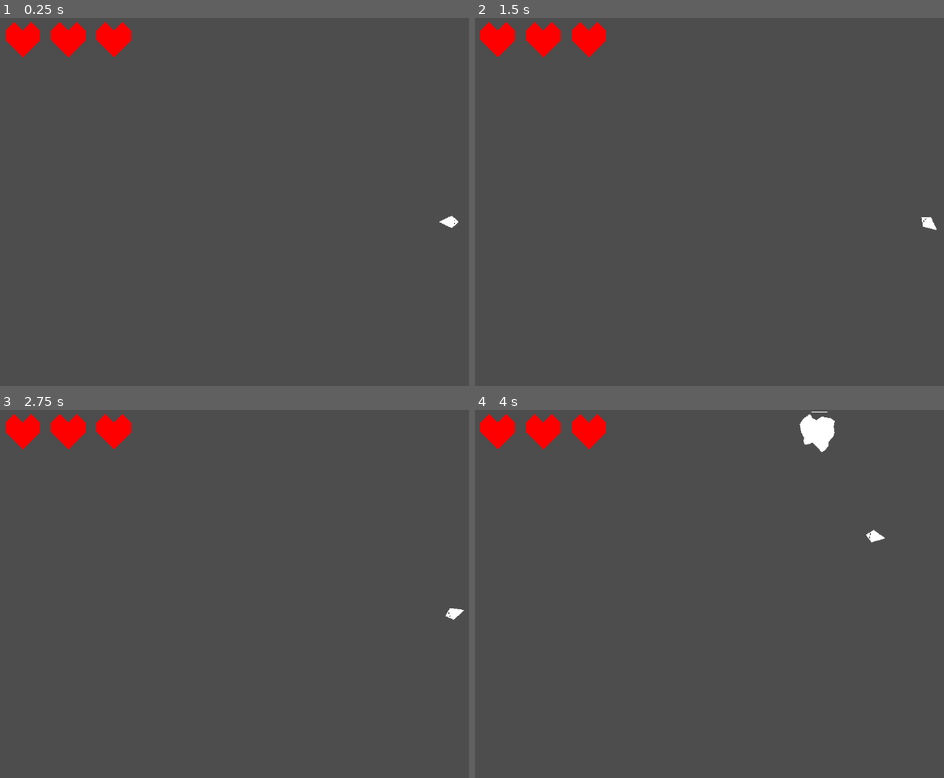
Above: before the commit, frames 1-4 (two rows, left to right).
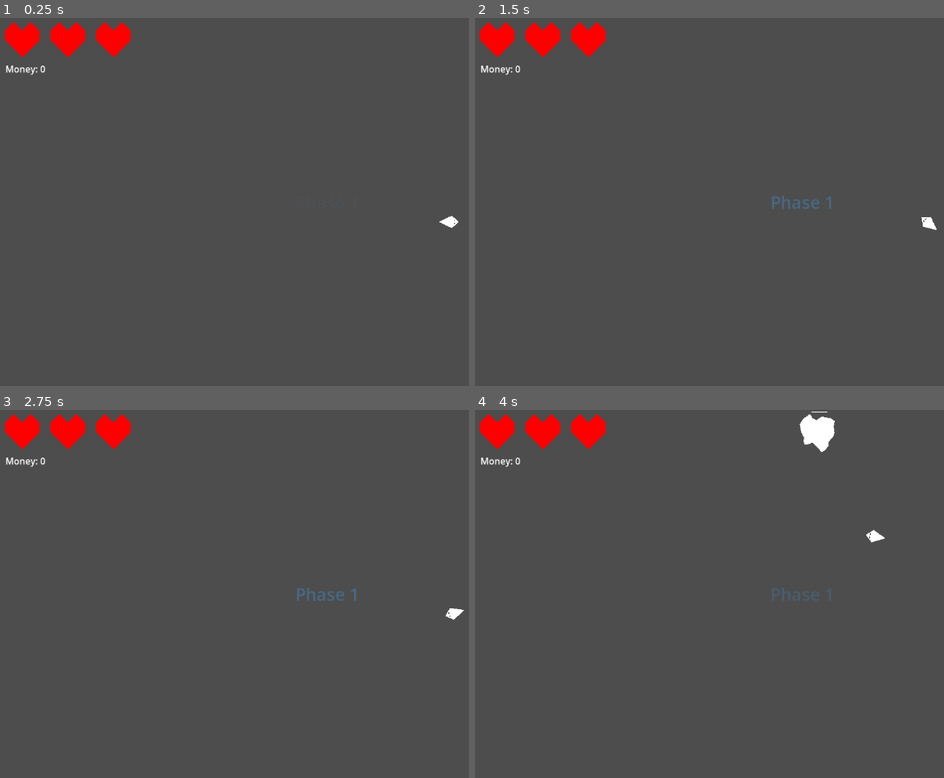
Above: after the commit, the same moments.

Repository: carsonetb/3-button-game
Game: Godot game, scene res://level/level.tscn
Two runs of this game, one before a commit and one after it. Both use one fixed random seed, a clock stepped at 60 frames per second and the inputs below.
Inputs:
- Up to frame 1 (0.25 s): no input
- Up to frame 2 (1.5 s): tap Enter at 0.5 s; hold D (right) 0.53-1.28 s; tap Space at 1.25 s; hold A (left) from 1.28 s (still down)
- Up to frame 3 (2.75 s): tap Enter at 2 s; release A (left) at 2.03 s; hold D (right) from 2.03 s (still down)
- Up to frame 4 (4 s): tap Space at 2.75 s; release D (right) at 2.78 s; hold W (accelerate) 2.78-3.53 s; hold A (left) from 3.53 s (still down)

The runs differ from the first frame. In frame 1, less than 0.1% of the frame differs, in the area x 1-10%, y 12-16%; in frame 2, 0.2%, in the area x 1-77%, y 12-52%; in frame 3, 0.2%; in frame 4, 0.2%.

Commit message:
Initial concept of phases complete

Diff:
--- a/global/upgrade_db.gd
+++ b/global/upgrade_db.gd
@@ -1,11 +1,4 @@
 extends Node
 
-const start_upgrades: Array[String] = [
-	"shield_first",
-]
-
-var upgrades: Dictionary[String, Upgrade] = {
-	"shield_first": Upgrade.new("shield_first", 10, load("uid://dg5c7q1c0wrl3") as Modifier, ["shield_2x", "shield_10%"]),
-	"shield_2x": Upgrade.new("shield_2x", 20, load("uid://bq5fv62g8j8ge") as Modifier, []),
-	"shield_10%": Upgrade.new("shield_10%", 30, load("uid://ca48mb1gln3n6") as Modifier, []),
-}
+@export var start_upgrades: Array[String]
+@export var upgrades: Dictionary[String, Upgrade]
--- /dev/null
+++ b/global/upgrade_db.tscn
@@ -0,0 +1,41 @@
+[gd_scene format=3 uid="uid://yq01gtplotbv"]
+
+[ext_resource type="Script" uid="uid://c2u0v7woy1s32" path="res://global/upgrade_db.gd" id="1_g1ke0"]
+[ext_resource type="Script" uid="uid://dsjfcfdynyr35" path="res://resources/upgrade.gd" id="2_jcm7f"]
+[ext_resource type="Resource" uid="uid://dg5c7q1c0wrl3" path="res://resources/modifiers/shield/first.tres" id="3_vvo6f"]
+[ext_resource type="Resource" uid="uid://bq5fv62g8j8ge" path="res://resources/modifiers/shield/second.tres" id="4_wyofw"]
+[ext_resource type="Resource" uid="uid://ca48mb1gln3n6" path="res://resources/modifiers/shield/third.tres" id="5_vvo6f"]
+
+[sub_resource type="Resource" id="Resource_wyofw"]
+resource_name = "$300 -> []"
+script = ExtResource("2_jcm7f")
+name = "shield_10%"
+modifier = ExtResource("5_vvo6f")
+cost = 300
+metadata/_custom_type_script = "uid://dsjfcfdynyr35"
+
+[sub_resource type="Resource" id="Resource_mygjp"]
+resource_name = "$500 -> []"
+script = ExtResource("2_jcm7f")
+name = "shield_2x"
+modifier = ExtResource("4_wyofw")
+cost = 500
+metadata/_custom_type_script = "uid://dsjfcfdynyr35"
+
+[sub_resource type="Resource" id="Resource_uxxws"]
+resource_name = "$100 -> [\"shield_2x\", \"shield_10%\"]"
+script = ExtResource("2_jcm7f")
+name = "shield_first"
+modifier = ExtResource("3_vvo6f")
+cost = 100
+unlocks = Array[String](["shield_2x", "shield_10%"])
+metadata/_custom_type_script = "uid://dsjfcfdynyr35"
+
+[node name="UpgradeDB" type="Node" unique_id=353082770]
+script = ExtResource("1_g1ke0")
+start_upgrades = Array[String](["shield_first"])
+upgrades = Dictionary[String, ExtResource("2_jcm7f")]({
+"shield_10%": SubResource("Resource_wyofw"),
+"shield_2x": SubResource("Resource_mygjp"),
+"shield_first": SubResource("Resource_uxxws")
+})
--- a/level/level.gd
+++ b/level/level.gd
@@ -1,13 +1,16 @@
 class_name Level
 extends Node2D
+
+@export var phases: Array[Phase]
 
 @onready var ui: IngameUI = $UI
 @onready var bounds: Control = $BoundingBox
 @onready var spawn_bounds: Control = $SpawnBox
 @onready var astroid_spawn: Line2D = $AstroidSpawn
+@onready var spawn_timer: Timer = $AstroidTimer
 
 var player: Player
-var pause_tween: Tween
+var phase_events: Array
 
 func _ready() -> void:
 	bounds.visible = false
@@ -18,14 +21,31 @@
 	player.position = Util.pick_control_point(spawn_bounds)
 	player.input.pause_pressed.connect(_on_ui_pause)
 
+	run_phases()
+
 	await player.health.died
 	ui.display_death()
 	await ui.restart
 	get_tree().reload_current_scene()
 
+func run_phases() -> void:
+	while !phases.is_empty():
+		var phase: Phase = phases.pop_front()
+		ui.display_popup(phase.name)
+		spawn_timer.wait_time = phase.spawn_interval.in_seconds()
+		phase_events = phase.events
+		await get_tree().create_timer(phase.time.in_seconds()).timeout
+
+	ui.display_popup("Phases Complete")
+	spawn_timer.wait_time = INF
+	phase_events = []
+
 func pause() -> void:
 	ui.display_pause()
 	get_tree().paused = true
+
+func _on_astroid_destroyed(worth: int) -> void:
+	player.upgrades.money += worth
 
 func _on_astroid_timer_timeout() -> void:
 	var segment: int = randi_range(0, astroid_spawn.points.size() - 1)
@@ -36,6 +56,7 @@
 	var direction: Vector2 = pos.direction_to(intersects)
 	var speed: float = randf_range(Constants.ASTROID_MIN_SPEED, Constants.ASTROID_MAX_SPEED)
 	var astroid: Astroid = Astroid.create(direction, speed)
+	astroid.destroyed.connect(_on_astroid_destroyed)
 	add_child(astroid)
 	astroid.position = pos
 
--- a/level/level.tscn
+++ b/level/level.tscn
@@ -2,9 +2,33 @@
 
 [ext_resource type="Script" uid="uid://8cywugixx26y" path="res://level/level.gd" id="1_7lnir"]
 [ext_resource type="PackedScene" uid="uid://b3gfqb6ru7bf0" path="res://ui/ingame.tscn" id="2_5gx2l"]
+[ext_resource type="Script" uid="uid://cbeoptvlu4nx4" path="res://resources/phase.gd" id="2_qohg2"]
+[ext_resource type="Script" uid="uid://cw7swj2a2avhq" path="res://resources/units/seconds.gd" id="3_ktfr2"]
+[ext_resource type="Script" uid="uid://b315rtqgv5yb3" path="res://resources/units/minutes.gd" id="4_44x8d"]
+
+[sub_resource type="Resource" id="Resource_ivpvi"]
+resource_name = "3 seconds"
+script = ExtResource("3_ktfr2")
+value = 3.0
+metadata/_custom_type_script = "uid://cw7swj2a2avhq"
+
+[sub_resource type="Resource" id="Resource_0v1st"]
+resource_name = "1 minute"
+script = ExtResource("4_44x8d")
+value = 1.0
+metadata/_custom_type_script = "uid://b315rtqgv5yb3"
+
+[sub_resource type="Resource" id="Resource_vkbyq"]
+resource_name = "Phase 1: 2 minutes"
+script = ExtResource("2_qohg2")
+name = "Phase 1"
+time = SubResource("Resource_0v1st")
+spawn_interval = SubResource("Resource_ivpvi")
+metadata/_custom_type_script = "uid://cbeoptvlu4nx4"
 
 [node name="Level" type="Node2D" unique_id=248361577]
 script = ExtResource("1_7lnir")
+phases = Array[ExtResource("2_qohg2")]([SubResource("Resource_vkbyq")])
 
 [node name="UI" parent="." unique_id=490631448 instance=ExtResource("2_5gx2l")]
 
--- a/objects/astroid/astroid.gd
+++ b/objects/astroid/astroid.gd
@@ -2,6 +2,7 @@
 extends Area2D
 
 signal hit
+signal destroyed(money: int)
 
 var velocity: Vector2 = Vector2.ZERO
 var rot_vel: float = 0.0
@@ -12,9 +13,11 @@
 	scale *= randf_range(Constants.ASTROID_MIN_SCALE, Constants.ASTROID_MAX_SCALE)
 	rotation = randf_range(0.0, TAU)
 	rot_vel = randf_range(0.0, deg_to_rad(Constants.ASTROID_MAX_ROT_VEL))
+	var worth := (scale.length() - 0.4) * 20.0
 
 	await health.died
 
+	destroyed.emit(worth)
 	queue_free()
 
 func _process(delta: float) -> void:
--- a/objects/player/hud.gd
+++ b/objects/player/hud.gd
@@ -15,6 +15,11 @@
 		if Engine.is_editor_hint():
 			set_lives(start_lives)
 
+@onready var money_text: Label = $Money
+
+func _ready() -> void:
+	set_lives(start_lives)
+
 func set_lives(amount: int) -> void:
 	for child in get_children():
 		if child is Sprite2D:
@@ -25,3 +30,6 @@
 		sprite.texture = life_icon
 		add_child(sprite)
 		sprite.position = lives_start.position + Vector2(i * icon_separation, 0.0)
+
+func set_money(amount: float) -> void:
+	money_text.text = "Money: {0}".format([int(amount)])
--- a/objects/player/player.gd
+++ b/objects/player/player.gd
@@ -55,6 +55,8 @@
 		visibility_timer.stop()
 		visible = true
 
+	hud.set_money(upgrades.money)
+
 func _on_area_entered(area: Area2D) -> void:
 	health.damage()
 
--- a/objects/player/player.tscn
+++ b/objects/player/player.tscn
@@ -20,10 +20,17 @@
 script = ExtResource("2_gnkmh")
 life_icon = ExtResource("5_xkryw")
 lives_start = NodePath("Marker2D")
-start_lives = 4
+icon_separation = 80.025
 
 [node name="Marker2D" type="Marker2D" parent="HUD" unique_id=1241167893]
 position = Vector2(39, 39)
+
+[node name="Money" type="Label" parent="HUD" unique_id=1093209473]
+offset_left = 11.0
+offset_top = 78.0
+offset_right = 51.0
+offset_bottom = 101.0
+text = "Money: 0"
 
 [node name="Collision" type="CollisionShape2D" parent="." unique_id=875872024]
 position = Vector2(0, 3)
@@ -65,7 +72,6 @@
 
 [node name="Upgrades" type="Node" parent="." unique_id=1156169233]
 script = ExtResource("7_ow0dq")
-start_money = 20
 
 [node name="Shields" type="Node" parent="." unique_id=744015933]
 script = ExtResource("8_m4kly")
--- a/objects/player/upgrades.gd
+++ b/objects/player/upgrades.gd
@@ -1,11 +1,9 @@
 class_name PlayerUpgrades
 extends Node
 
-@export var start_money: int
-
 var available: Dictionary[String, Upgrade] = {}
 
-@onready var money: int = start_money
+@onready var money: int = 0
 @onready var player: Player = get_parent()
 
 func _ready() -> void:
--- a/project.godot
+++ b/project.godot
@@ -18,7 +18,7 @@
 [autoload]
 
 Scenes="*uid://igomf0pcoi2y"
-UpgradeDB="*uid://c2u0v7woy1s32"
+UpgradeDB="*uid://yq01gtplotbv"
 
 [debug]
 
--- /dev/null
+++ b/resources/phase.gd
@@ -0,0 +1,20 @@
+@tool
+class_name Phase
+extends Resource
+
+@export var name: String:
+	set(val):
+		name = val
+		reload_name()
+@export var time: TimeUnit:
+	set(val):
+		time = val
+		reload_name()
+@export var spawn_interval: TimeUnit
+@export var events: Array ## This will be built later with the "Event" type
+
+func _init() -> void:
+	reload_name.call_deferred()
+
+func reload_name() -> void:
+	resource_name = "{0}: {1}".format([name, time])
--- /dev/null
+++ b/resources/units/minutes.gd
@@ -0,0 +1,17 @@
+@tool
+class_name Minutes
+extends TimeUnit
+
+@export var value: float:
+	set(val):
+		value = val
+		resource_name = _to_string()
+
+func in_seconds() -> float:
+	return value * 60.0
+
+func in_minutes() -> float:
+	return value
+
+func _to_string() -> String:
+	return "{0} minute{1}".format([int(round(value)), "" if value == 1.0 else "s"])
--- /dev/null
+++ b/resources/units/seconds.gd
@@ -0,0 +1,17 @@
+@tool
+class_name Seconds
+extends TimeUnit
+
+@export var value: float:
+	set(val):
+		value = val
+		resource_name = _to_string()
+
+func in_seconds() -> float:
+	return value
+
+func in_minutes() -> float:
+	return value / 60.0
+
+func _to_string() -> String:
+	return "{0} second{1}".format([int(round(value)), "" if value == 1.0 else "s"])
--- /dev/null
+++ b/resources/units/time.gd
@@ -0,0 +1,9 @@
+@abstract
+class_name TimeUnit
+extends Resource
+
+@abstract
+func in_seconds() -> float
+
+@abstract
+func in_minutes() -> float
--- a/resources/upgrade.gd
+++ b/resources/upgrade.gd
@@ -1,16 +1,20 @@
+@tool
 class_name Upgrade
 extends Resource
 
 @export var name: String
-@export var cost: int
 @export var modifier: Modifier
-@export var unlocks: Array[String]
+@export var cost: int:
+	set(val):
+		cost = val
+		_init()
+@export var unlocks: Array[String]:
+	set(val):
+		unlocks = val
+		_init()
 
-func _init(_name: String, _cost: int, _modifier: Modifier, _unlocks: Array[String]) -> void:
-	name = _name
-	cost = _cost
-	modifier = _modifier
-	unlocks = _unlocks
+func _init() -> void:
+	call_deferred("set", "resource_name", "${0} -> {1}".format([cost, str(unlocks)]))
 
 func _to_string() -> String:
 	return "Name: {0} | Cost: {1}".format([name, cost])
--- a/ui/ingame.gd
+++ b/ui/ingame.gd
@@ -16,6 +16,9 @@
 @onready var back_button: Button = $Upgrades/Back
 @onready var upgrades_container: VBoxContainer = $Upgrades/Container
 
+@onready var popup_animation: AnimationPlayer = $Popup/Animation
+@onready var popup_label: Label = $Popup/Text
+
 func _ready() -> void:
 	hide_menus()
 
@@ -29,6 +32,7 @@
 		button.text = str(upgrade)
 		button.disabled = money < upgrade.cost
 		button.pressed.connect(_on_upgrade_pressed.bind(upgrade.name))
+		button.mouse_filter = Control.MOUSE_FILTER_IGNORE
 		upgrades_container.add_child(button)
 
 	var children := upgrades_container.get_children()
@@ -49,6 +53,10 @@
 	else:
 		back_button.focus_neighbor_top = back_button.get_path_to(children[children.size() - 1])
 		back_button.focus_neighbor_bottom = back_button.get_path_to(children[0])
+
+func display_popup(text: String) -> void:
+	popup_label.text = text
+	popup_animation.play(&"display_popup")
 
 func display_death() -> void:
 	hide_menus()
--- a/ui/ingame.tscn
+++ b/ui/ingame.tscn
@@ -1,6 +1,43 @@
 [gd_scene format=3 uid="uid://b3gfqb6ru7bf0"]
 
 [ext_resource type="Script" uid="uid://dv5lb01bg5b4q" path="res://ui/ingame.gd" id="1_42h3q"]
+
+[sub_resource type="Animation" id="Animation_42h3q"]
+length = 0.001
+tracks/0/type = "value"
+tracks/0/imported = false
+tracks/0/enabled = true
+tracks/0/path = NodePath("Text:modulate")
+tracks/0/interp = 1
+tracks/0/loop_wrap = true
+tracks/0/keys = {
+"times": PackedFloat32Array(0),
+"transitions": PackedFloat32Array(1),
+"update": 0,
+"values": [Color(0.24705882, 0.5686275, 0.8235294, 0)]
+}
+
+[sub_resource type="Animation" id="Animation_apba6"]
+resource_name = "display_popup"
+length = 5.0
+tracks/0/type = "value"
+tracks/0/imported = false
+tracks/0/enabled = true
+tracks/0/path = NodePath("Text:modulate")
+tracks/0/interp = 1
+tracks/0/loop_wrap = true
+tracks/0/keys = {
+"times": PackedFloat32Array(0, 1.5, 3.34, 5),
+"transitions": PackedFloat32Array(1, 1, 1, 1),
+"update": 0,
+"values": [Color(0.24705882, 0.5686275, 0.8235294, 0), Color(0.24705882, 0.5686275, 0.8235294, 0.41568628), Color(0.24705882, 0.5686275, 0.8235294, 0.41568628), Color(0.24705882, 0.5686275, 0.8235294, 0)]
+}
+
+[sub_resource type="AnimationLibrary" id="AnimationLibrary_i1ais"]
+_data = {
+&"RESET": SubResource("Animation_42h3q"),
+&"display_popup": SubResource("Animation_apba6")
+}
 
 [node name="IngameUI" type="CanvasLayer" unique_id=490631448]
 process_mode = 3
@@ -43,6 +80,7 @@
 offset_bottom = 327.0
 focus_neighbor_top = NodePath("../Resume")
 focus_neighbor_bottom = NodePath("../Exit")
+mouse_filter = 2
 text = "Upgrades"
 
 [node name="Exit" type="Button" parent="Pause" unique_id=1558263789]
@@ -116,6 +154,7 @@
 offset_top = 257.0
 offset_right = 604.0
 offset_bottom = 288.0
+mouse_filter = 2
 text = "Back"
 
 [node name="Container" type="VBoxContainer" parent="Upgrades" unique_id=1109934049]
@@ -125,6 +164,20 @@
 offset_right = 741.0
 offset_bottom = 455.0
 
+[node name="Popup" type="Node2D" parent="." unique_id=507318729]
+
+[node name="Text" type="Label" parent="Popup" unique_id=1753371893]
+modulate = Color(0.24705882, 0.5686275, 0.8235294, 0)
+offset_right = 1152.0
+offset_bottom = 648.0
+theme_override_font_sizes/font_size = 30
+text = "Placeholder Text"
+horizontal_alignment = 1
+vertical_alignment = 1
+
+[node name="Animation" type="AnimationPlayer" parent="Popup" unique_id=1404734144]
+libraries/ = SubResource("AnimationLibrary_i1ais")
+
 [connection signal="pressed" from="Pause/Resume" to="." method="_on_resume_pressed"]
 [connection signal="pressed" from="Pause/Upgrades" to="." method="_on_upgrades_pressed"]
 [connection signal="pressed" from="Pause/Exit" to="." method="_on_exit_pressed"]
Not shown, added: resources/phase.gd.uid
Not shown, added: resources/units/minutes.gd.uid
Not shown, added: resources/units/seconds.gd.uid
Not shown, added: resources/units/time.gd.uid
